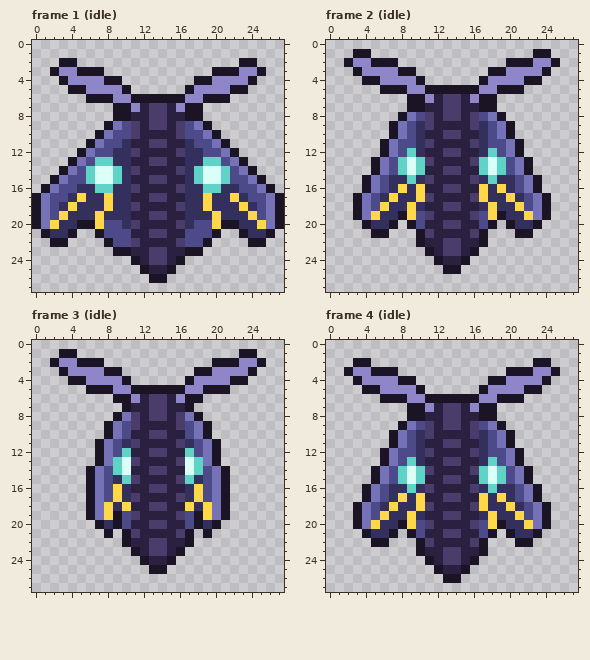
Edited in one commit: pixel-art file (tools/art/creatures/humoth/humoth.aseprite). The picture above is the old version.
28x28 pixels, 29 frames. Shown: frame 1 (idle), frame 2 (idle), frame 3 (idle), frame 4 (idle). The commit also changed other frames, which this record leaves out.
And afterwards:
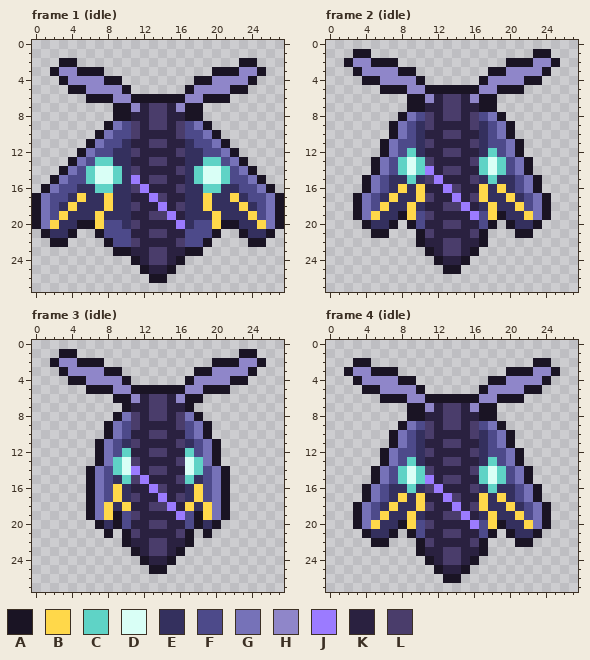
Palette (. is transparent): A #1a1424  B #ffd84a  C #5fd3c6  D #d9fff6  E #34305e  F #4d4a8a  G #7672b8  H #8f86c9  J #9b7bff  K #2a2140  L #4a3d6b
From old to new:
Changed rows in their new state; - is an unchanged pixel.
Frame 1 (idle), layer "glow":
first column x 11:
15 J-----
16 -J----
17 --J---
18 ---J--
19 ----J-
20 -----J
Frame 2 (idle), layer "glow":
first column x 11:
14 J-----
15 -J----
16 --J---
17 ---J--
18 ----J-
19 -----J
Frame 3 (idle), layer "glow": the same change as frame 2 (idle)
Frame 4 (idle), layer "glow": the same change as frame 1 (idle)
